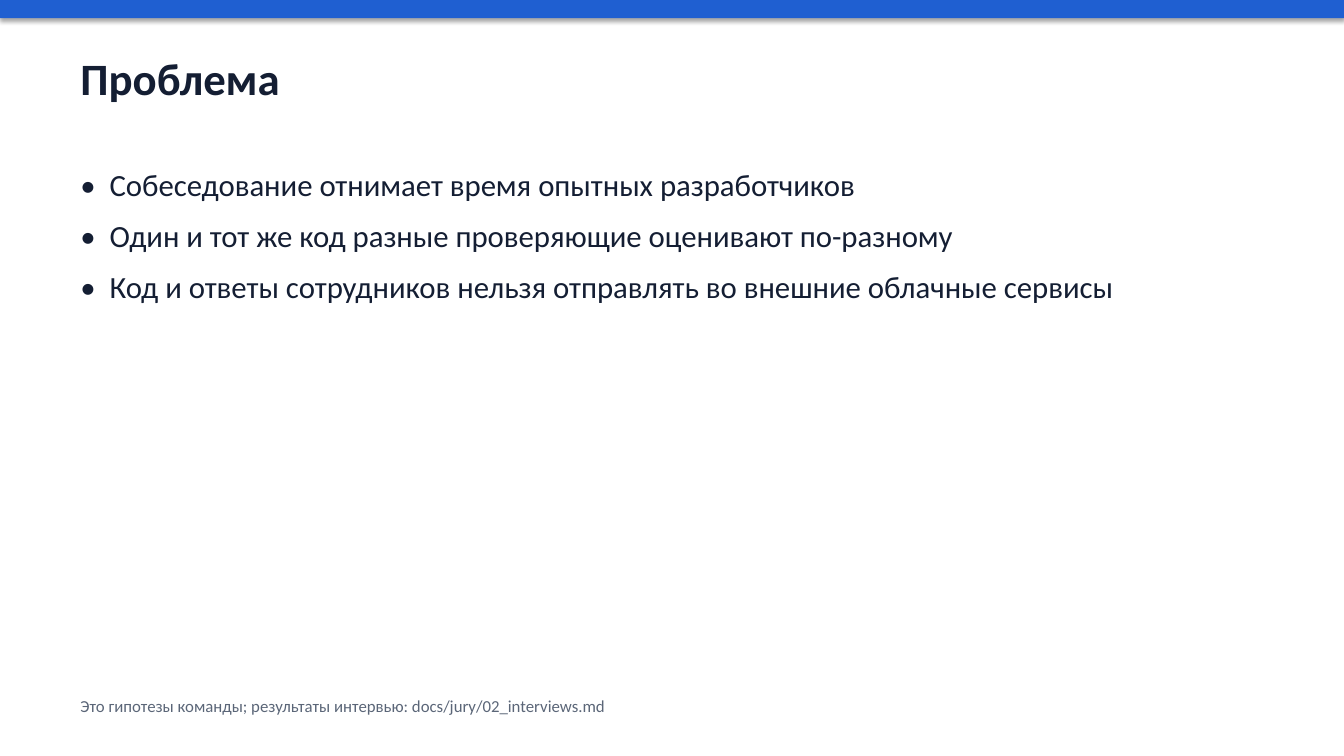
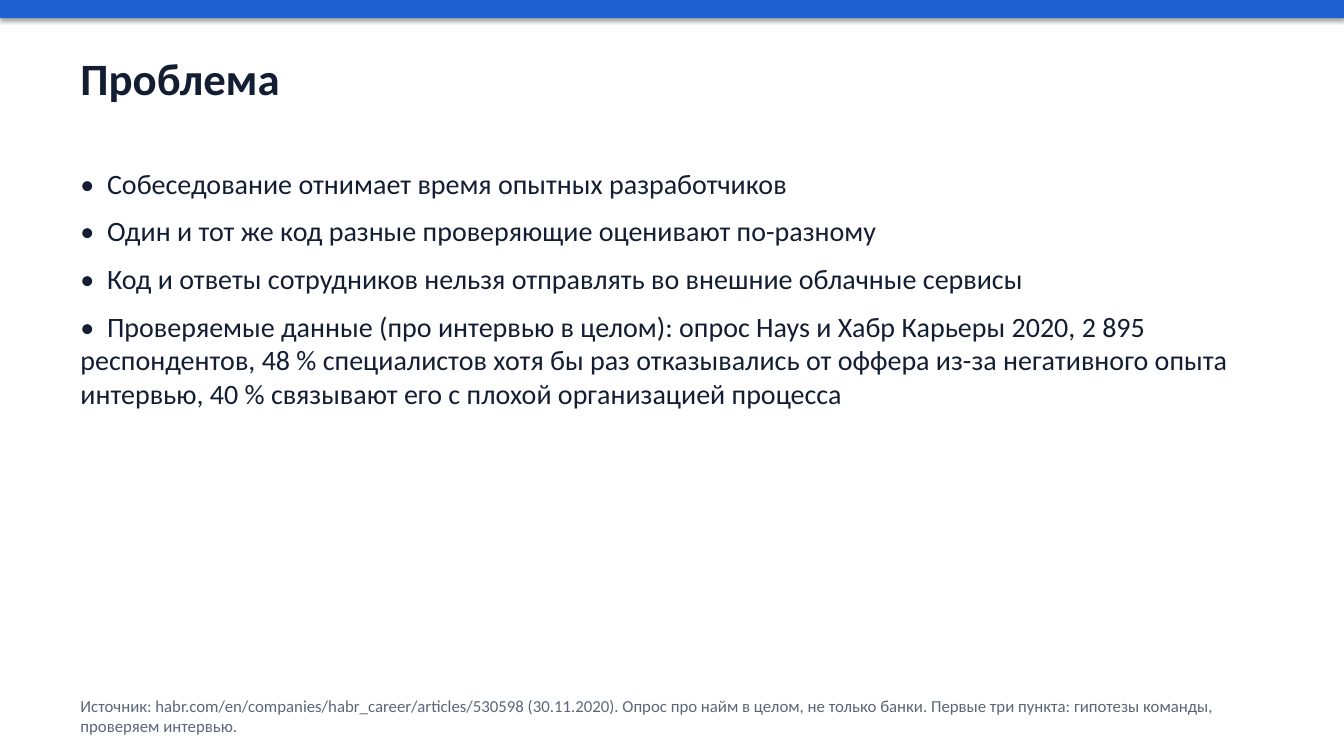
Before and after one commit to YoruKodama/FintechAcademy, a slide deck: slide 2 of docs/jury/presentation.pptx. Drawn at 1344x756 pixels with LibreOffice and Linux fonts; fonts in the diff are those of the drawing. Boxes give left, top, right and bottom in pixels: in the first picture for what was removed or moved away, otherwise in the second. Text is boxed around its words. In the diff, an @@ line names an element or a change of style, - is before the commit and + after.

Commit message:
docs: доказательная база с источниками, план внедрения, памятка загрузки спринта 1, PDF презентации

```diff
--- a/docs/jury/presentation.pptx
+++ b/docs/jury/presentation.pptx
@@ text at [107,175,1023,294]: size 22 to 20 pt in "• Собеседование отнимает время опытных разработчиков", "• Один и тот же код разные ...", "• Код и ответы сотрудников нельзя отправлять ..." @@
@@ text at [80,316,1227,409]: paragraph added @@
+• Проверяемые данные (про интервью в целом): опрос Hays и Хабр Карьеры 2020, 2 895 респондентов, 48 % специалистов хотя бы раз отказывались от оффера из-за негативного опыта интервью, 40 % связывают его с плохой организацией процесса
@@ text at [80,700,1212,735]: text changed @@
-Это гипотезы команды; результаты интервью: docs/jury/02_interviews.md
+Источник: habr.com/en/companies/habr_career/articles/530598 (30.11.2020). Опрос про найм в целом, не только банки. Первые три пункта: гипотезы команды, проверяем интервью.
```
Also in this commit, not shown: 2 other slides changed, 6 other files.
